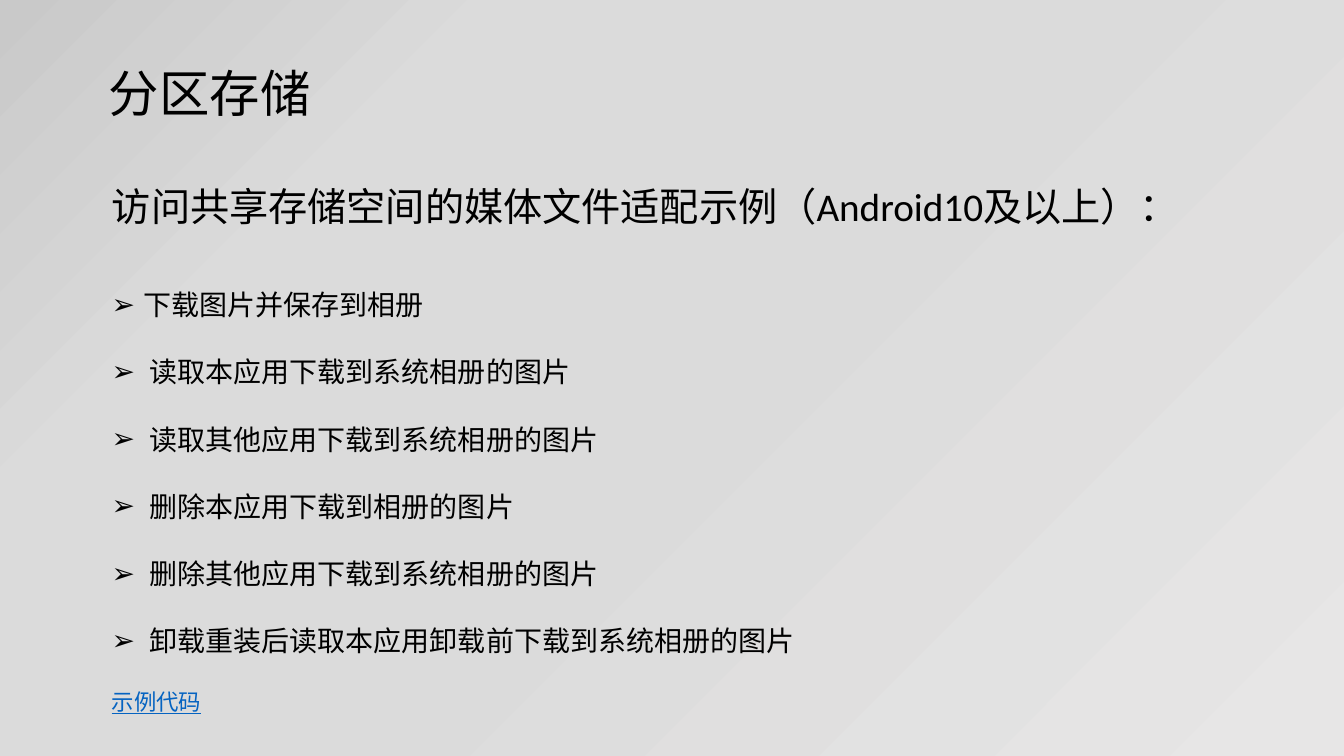
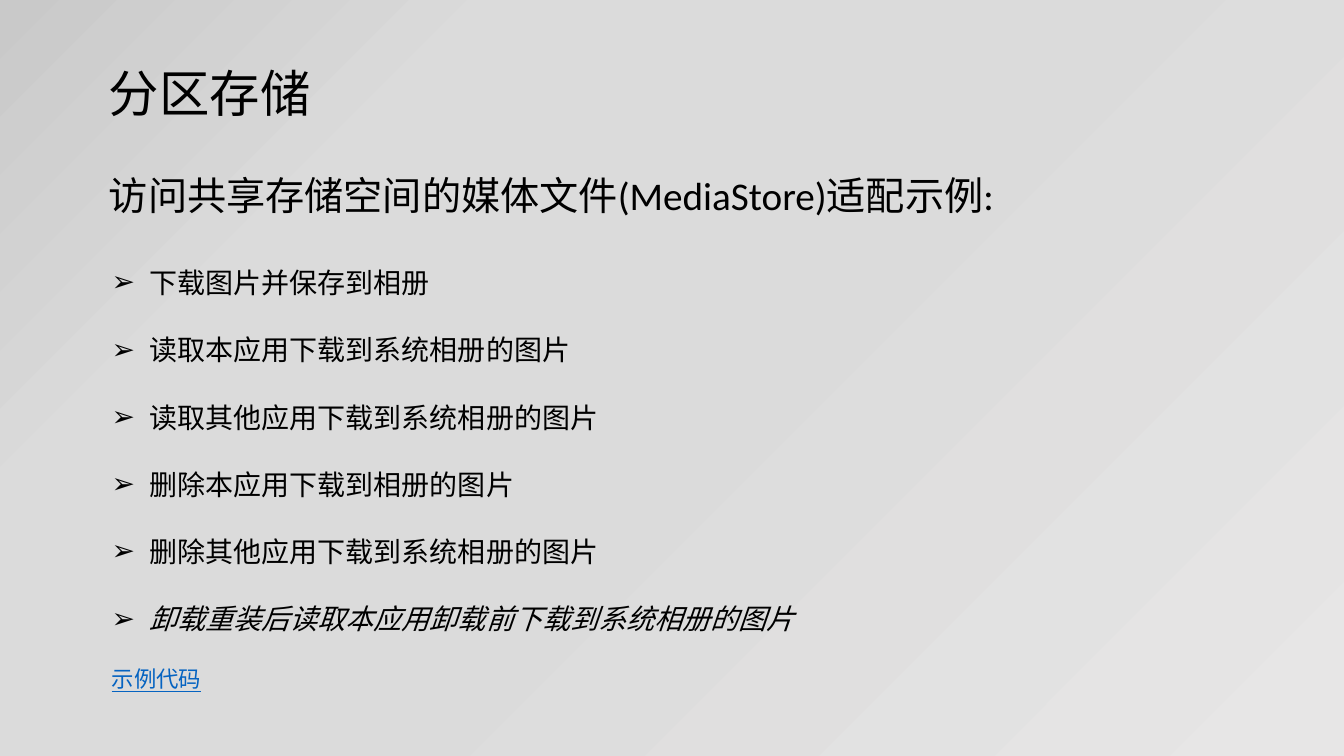
Before and after one commit to jianjunxiao/Adaptation, a slide deck: slide 10 of Android10、11适配.pptx. Drawn at 1344x756 pixels with LibreOffice and Linux fonts; fonts in the diff are those of the drawing. Boxes give left, top, right and bottom in pixels: in the first picture for what was removed or moved away, otherwise in the second. Text is boxed around its words. In the diff, an @@ line names an element or a change of style, - is before the commit and + after.

```diff
--- a/Android10、11适配.pptx
+++ b/Android10、11适配.pptx
@@ text at (109,177,994,216): text changed @@
-访问共享存储空间的媒体文件适配示例（Android10及以上）：
+访问共享存储空间的媒体文件(MediaStore)适配示例:
@@ text "下载图片并保存到相册": place and size @@
-text "下载图片并保存到相册" at (112,291,794,714)
+text "下载图片并保存到相册" at (112,269,794,692)
@@ text at (149,605,794,632): italic on in "卸载重装后读取本应用卸载前下载到系统相册的图片" @@
```
Also in this commit, not shown: 7 other slides changed, 3 other files.
